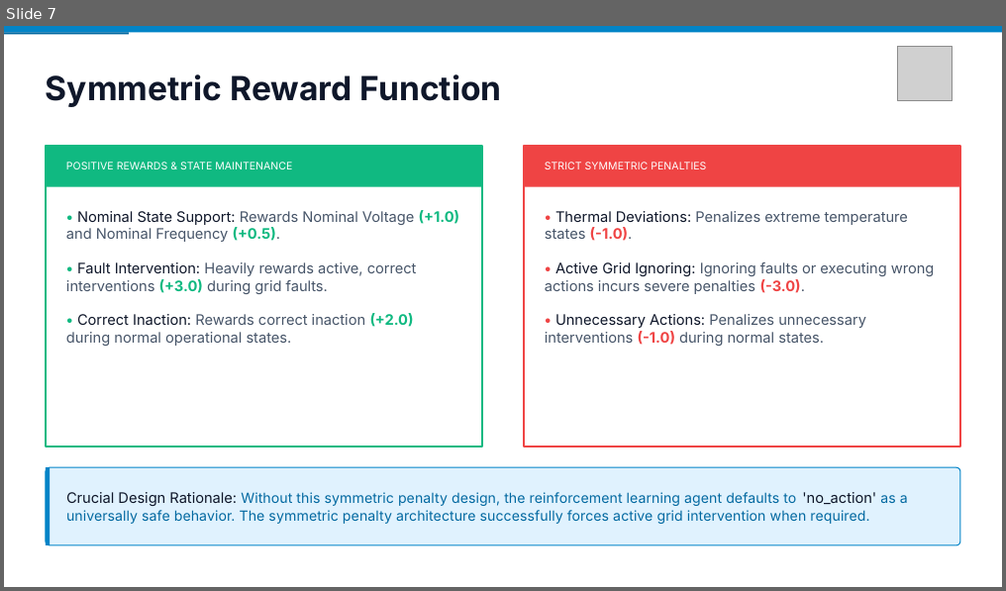
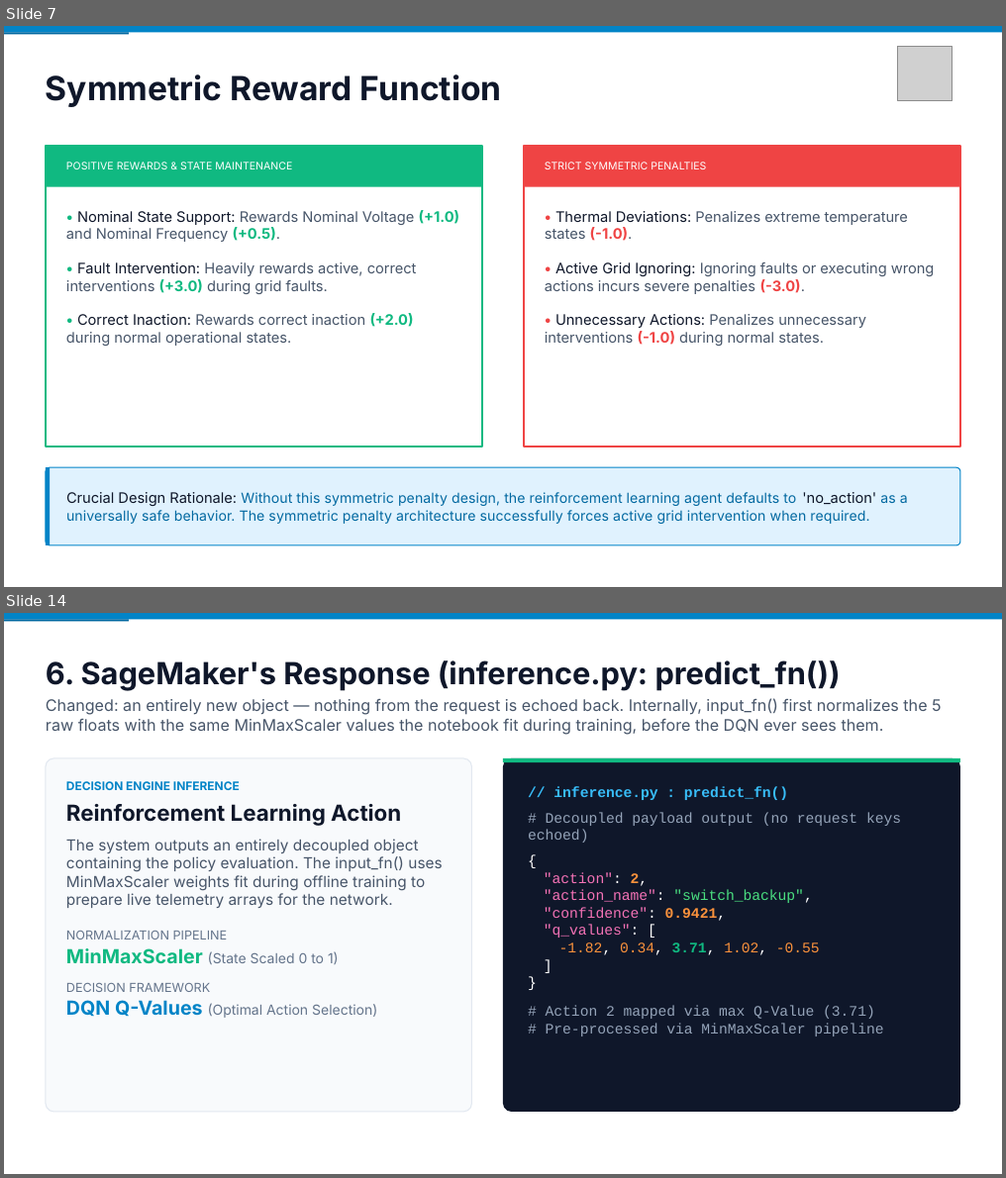
Before and after one commit to hrshimpi/power-grid-iot-RL-pipeline, a slide deck: docs/Grid-RL Presentation.pptx. Shown one above the other, each under a label of ours: slide 7 before the commit, slides 7 and 14 after it; the slides between them are not shown. The pictures are 1006x591 and 1006x1178 pixels, drawn with LibreOffice and Linux fonts; fonts in the diff are those of the drawing; grey boxes stand for pictures. Boxes give left, top, right and bottom in pixels: in the first picture for what was removed or moved away, otherwise in the second. Text is boxed around its words. In the diff, an @@ line names an element or a change of style, - is before the commit and + after.

```diff
--- a/docs/Grid-RL Presentation.pptx
+++ b/docs/Grid-RL Presentation.pptx
@@ slide 14 added at (4, 613, 1002, 1174), background #FFFFFF @@
@@ rectangle added at (4, 613, 1002, 619), fill #0284C7 @@
@@ rectangle added at (4, 619, 129, 621), fill #0369A1 @@
@@ text added at (46, 661, 942, 734), 11.5 pt, text #475569 @@
+6. SageMaker's Response (inference.py: predict_fn())
+Changed: an entirely new object — nothing from the request is echoed back. Internally, input_fn() first normalizes the 5 raw floats with the same MinMaxScaler values the notebook fit during training, before the DQN ever sees them.
@@ rounded rectangle added at (46, 759, 472, 1112), fill #F8FAFC, outline #E2E8F0 0.75 pt @@
@@ rounded rectangle added at (503, 759, 960, 1112), fill #0F172A @@
@@ rectangle added at (503, 759, 960, 762), fill #10B981 @@
@@ text added at (66, 781, 442, 1018), 11 pt, text #475569 @@
+DECISION ENGINE INFERENCE
+Reinforcement Learning Action
+The system outputs an entirely decoupled object containing the policy evaluation. The input_fn() uses MinMaxScaler weights fit during offline training to prepare live telemetry arrays for the network.
+NORMALIZATION PIPELINE
+MinMaxScaler (State Scaled 0 to 1)
+DECISION FRAMEWORK
+DQN Q-Values (Optimal Action Selection)
@@ text added at (528, 787, 901, 1037), 10.5 pt, text #94A3B8 @@
+// inference.py : predict_fn()
+# Decoupled payload output (no request keys echoed)
+{
+"action": 2,
+"action_name": "switch_backup",
+"confidence": 0.9421,
+"q_values": [
+-1.82, 0.34, 3.71, 1.02, -0.55
+]
+}
+# Action 2 mapped via max Q-Value (3.71)
+# Pre-processed via MinMaxScaler pipeline
```
Also in this commit, not shown: 5 slides changed, 10 other slides added.
